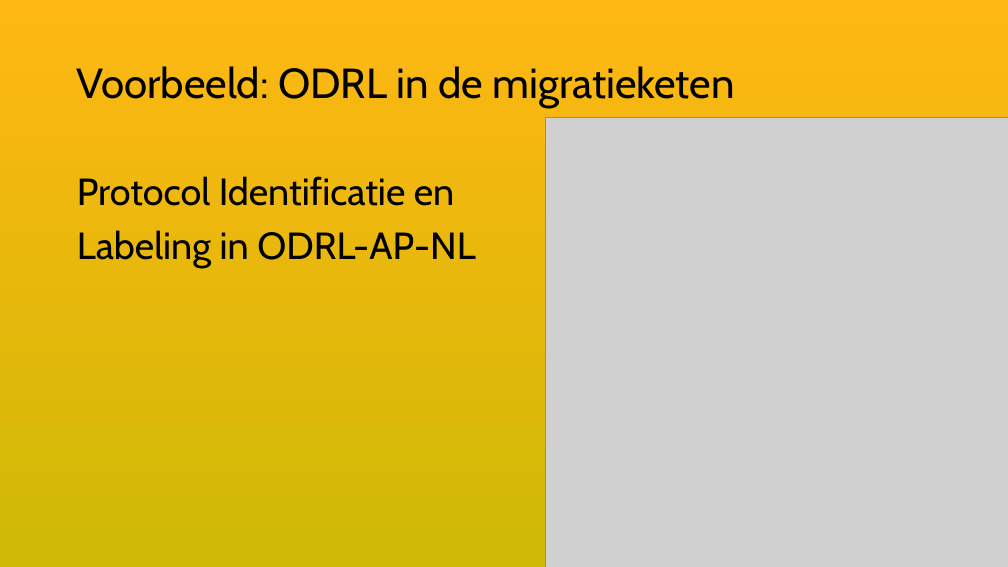
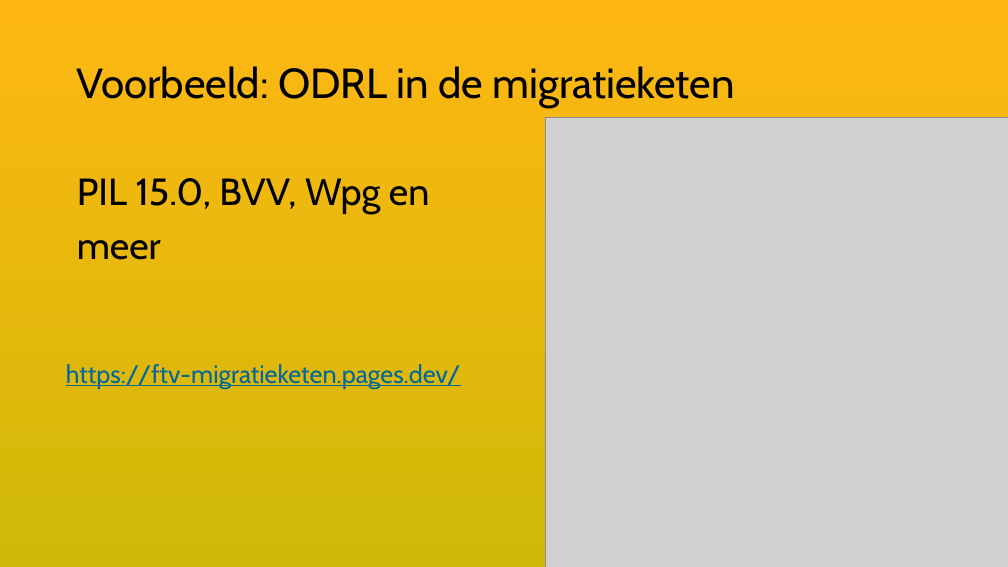
Before and after one commit to VNG-Realisatie/ftv, a slide deck: slide 34 of static/documents/20261118-keten-privacy-officers-JenV.pptx (slide 35 before the commit). Drawn at 1008x567 pixels with LibreOffice and Linux fonts; fonts in the diff are those of the drawing; grey boxes stand for pictures. Boxes give left, top, right and bottom in pixels: in the first picture for what was removed or moved away, otherwise in the second. Text is boxed around its words. In the diff, an @@ line names an element or a change of style, - is before the commit and + after.

```diff
--- a/static/documents/20261118-keten-privacy-officers-JenV.pptx
+++ b/static/documents/20261118-keten-privacy-officers-JenV.pptx
@@ text at (77,178,429,260): text changed @@
-Protocol Identificatie en Labeling in ODRL-AP-NL
+PIL 15.0, BVV, Wpg en meer
@@ text added at (66,364,461,389), 24 pt, text #00689A, underline @@
+https://ftv-migratieketen.pages.dev/
```
Also in this commit, not shown: 4 other slides changed, 1 slide removed, 1 other file.
